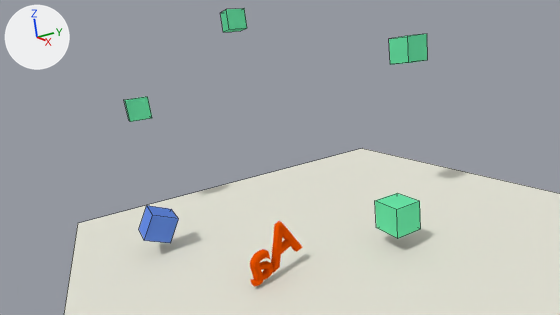
The Blender file images/blender/1b simplified centered sphere.blend, before and after one commit.
Camera for both pictures: the file's camera 'Camera'. Arrows for +X, +Y and +Z are at upper left; the lights stay in place. Mesh edges are drawn as thin lines on the coarser meshes.

Before the edit, the objects in view are built like this:
```python
mat_material_002 = diffuse_material('Material.002')
mat_material_002.base_color = (0.145, 0.8, 0.396)  # green #6ae7a9
mat_material_005 = diffuse_material('Material.005')
mat_material_005.base_color = (0.145, 0.8, 0.396)  # green #6ae7a9
mat_material_007 = diffuse_material('Material.007')
mat_material_007.base_color = (0.145, 0.8, 0.396)  # green #6ae7a9
me_cube = bpy.data.meshes.new('Cube')
me_cube.from_pydata(...)  # a box spanning x -1.0..1.0, y -1.0..1.0, z -1.0..1.0
me_cube.materials.append(mat_material_003)  # green #6ae7a9
me_cube_002 = bpy.data.meshes.new('Cube.002')
me_cube_002.from_pydata(...)  # a box spanning x -1.0..1.0, y -1.0..1.0, z -1.0..1.0
me_cube_002.materials.append(mat_material_002)  # green #6ae7a9
me_cube_003 = bpy.data.meshes.new('Cube.003')
me_cube_003.from_pydata(...)  # a box spanning x -1.0..1.0, y -1.0..1.0, z -1.0..1.0
me_cube_003.materials.append(mat_material_005)  # green #6ae7a9
me_cube_004 = bpy.data.meshes.new('Cube.004')
me_cube_004.from_pydata(...)  # a box spanning x -1.0..1.0, y -1.0..1.0, z -1.0..1.0
me_cube_004.materials.append(mat_material_007)  # green #6ae7a9
ob_cube = bpy.data.objects.new('Cube', me_cube)
ob_cube.location = (1.6, 2.59, 0.29)
ob_cube.scale = (0.618, 0.618, 0.618)
ob_cube_002 = bpy.data.objects.new('Cube.002', me_cube_002)
ob_cube_002.location = (-1.51, 6.68, 6.78)
ob_cube_002.scale = (0.618, 0.618, 0.618)
ob_cube_003 = bpy.data.objects.new('Cube.003', me_cube_003)
ob_cube_003.location = (-10.94, -5.39, 5.34)
ob_cube_003.scale = (0.618, 0.618, 0.618)
ob_cube_004 = bpy.data.objects.new('Cube.004', me_cube_004)
ob_cube_004.location = (-11.63, 1.69, 10.0)
ob_cube_004.scale = (0.618, 0.618, 0.618)
# also in view: 'Text' at (0.4, -2.5, 0.0); 'Cube.001' at (-5.0, -6.1, 0.3); 'Plane' at (-1.2, 1.0, -1.1)
```
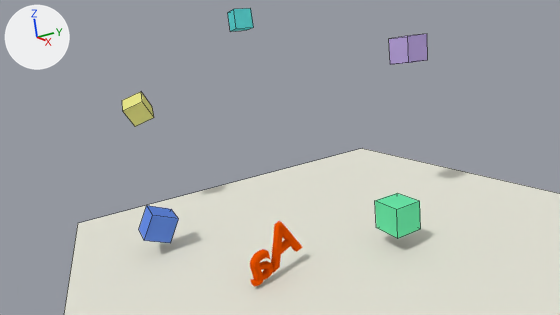
Boxes (x1, y1, x2, y2) around the edits, measured in the pictures (560 x 315 px):
'Cube.002', recoloured (green to purple)
    both: (389, 34, 428, 64)
'Cube.003', recoloured, turned
    before: (124, 97, 152, 122)
    after: (122, 92, 154, 127)
'Cube.004', recoloured, moved
    before: (221, 8, 247, 32)
    after: (228, 8, 254, 31)

What the commit changed:
Material 'Material.002' (mat_material_002) changes colour from green #6ae7a9 to purple #c0a9e7; in linear values from (0.145, 0.8, 0.396) to (0.527, 0.398, 0.8).
Material 'Material.005' (mat_material_005) changes colour from green #6ae7a9 to yellow #e7e589; in linear values from (0.145, 0.8, 0.396) to (0.8, 0.786, 0.249).
Material 'Material.007' (mat_material_007) changes colour from green #6ae7a9 to cyan #64e7e7; in linear values from (0.145, 0.8, 0.396) to (0.128, 0.8, 0.8).
Object 'Cube.003' (ob_cube_003) turns from (0, 0, 0) to (20, 27, -7.8) degrees about x, y and z.
Object 'Cube.004' (ob_cube_004) moves from (-11.63, 1.69, 10.0) to (-12.14, 2.37, 10.08).
